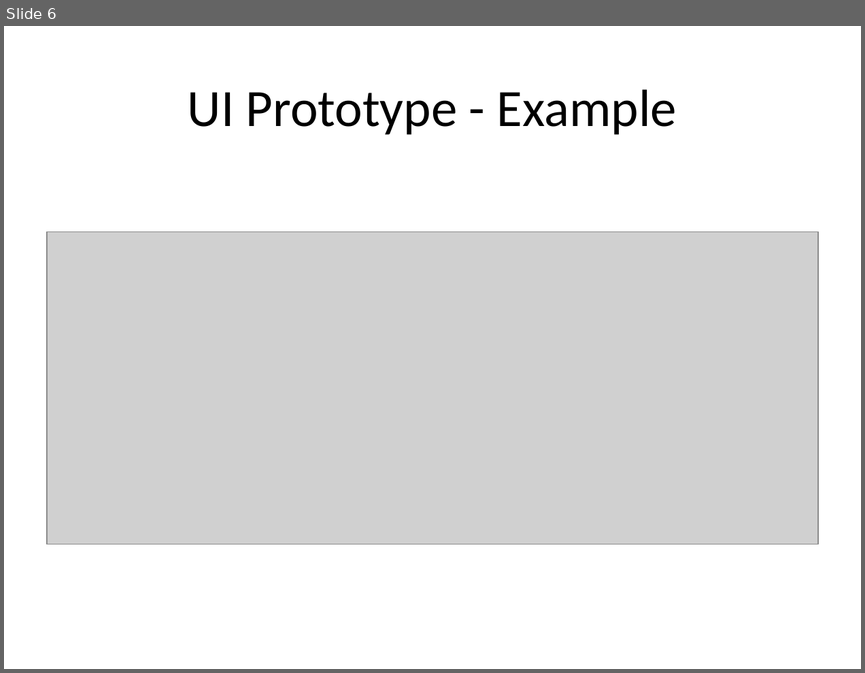
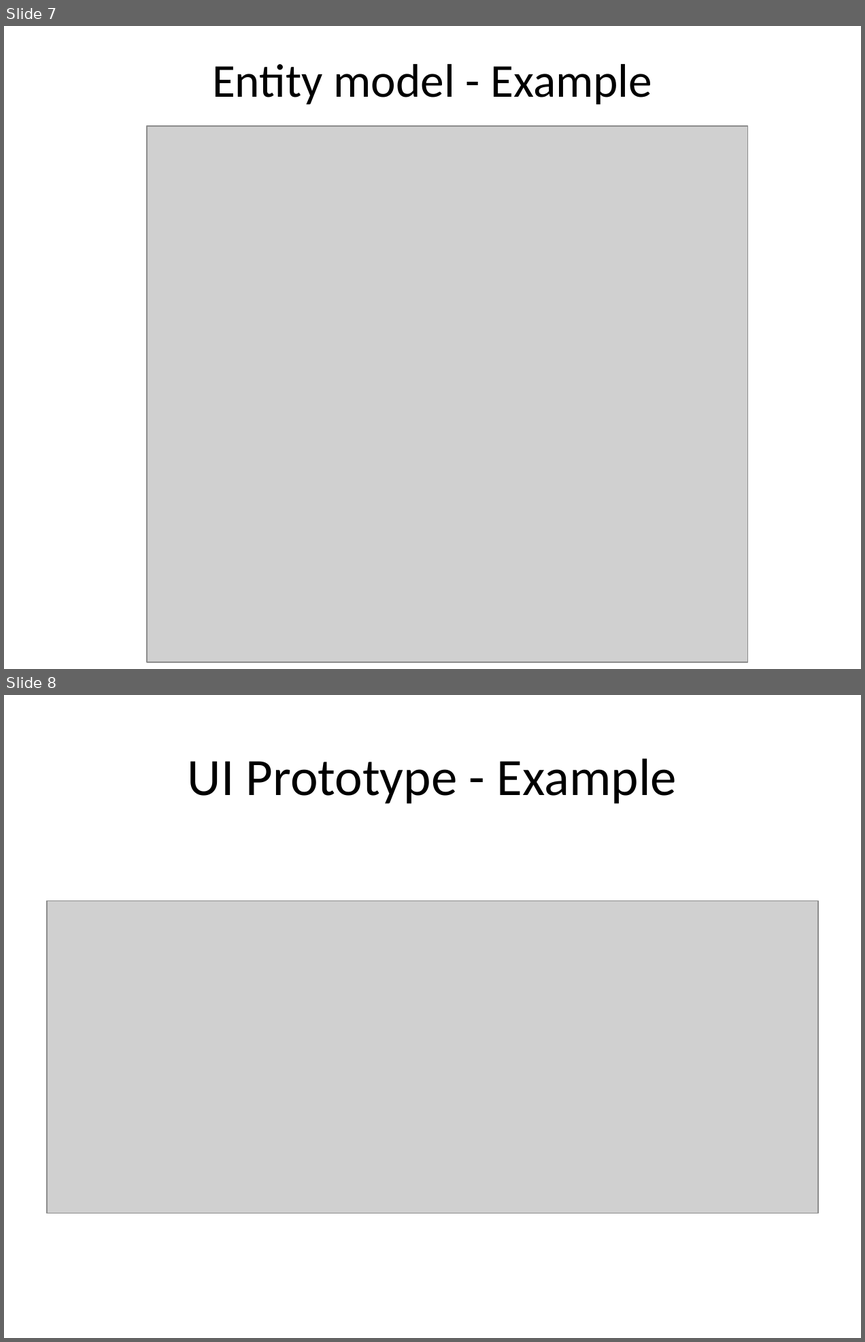
Before and after one commit to perlovdinger/testManagement, a slide deck: 1_planning/way_of_working/WayOfWorking.pptx. Shown one above the other, each under a label of ours: slide 6 before the commit, slides 7 and 8 after it. The pictures are 865x673 and 865x1342 pixels, drawn with LibreOffice and Linux fonts; fonts in the diff are those of the drawing; grey boxes stand for pictures. Boxes give left, top, right and bottom in pixels: in the first picture for what was removed or moved away, otherwise in the second. Text is boxed around its words. In the diff, an @@ line names an element or a change of style, - is before the commit and + after.

```diff
--- a/1_planning/way_of_working/WayOfWorking.pptx
+++ b/1_planning/way_of_working/WayOfWorking.pptx
@@ slide 7 added at [4, 26, 861, 669], background #FFFFFF @@
@@ title added at [212, 64, 653, 105], 39.6 pt, text #000000 @@
+Entity model - Example
@@ picture added at [147, 126, 748, 662] @@
@@ what was slide 6 is now slide 8 @@
```
Also in this commit, not shown: 1 slide changed, 5 other slides added, 1 slide removed, 36 other files.
